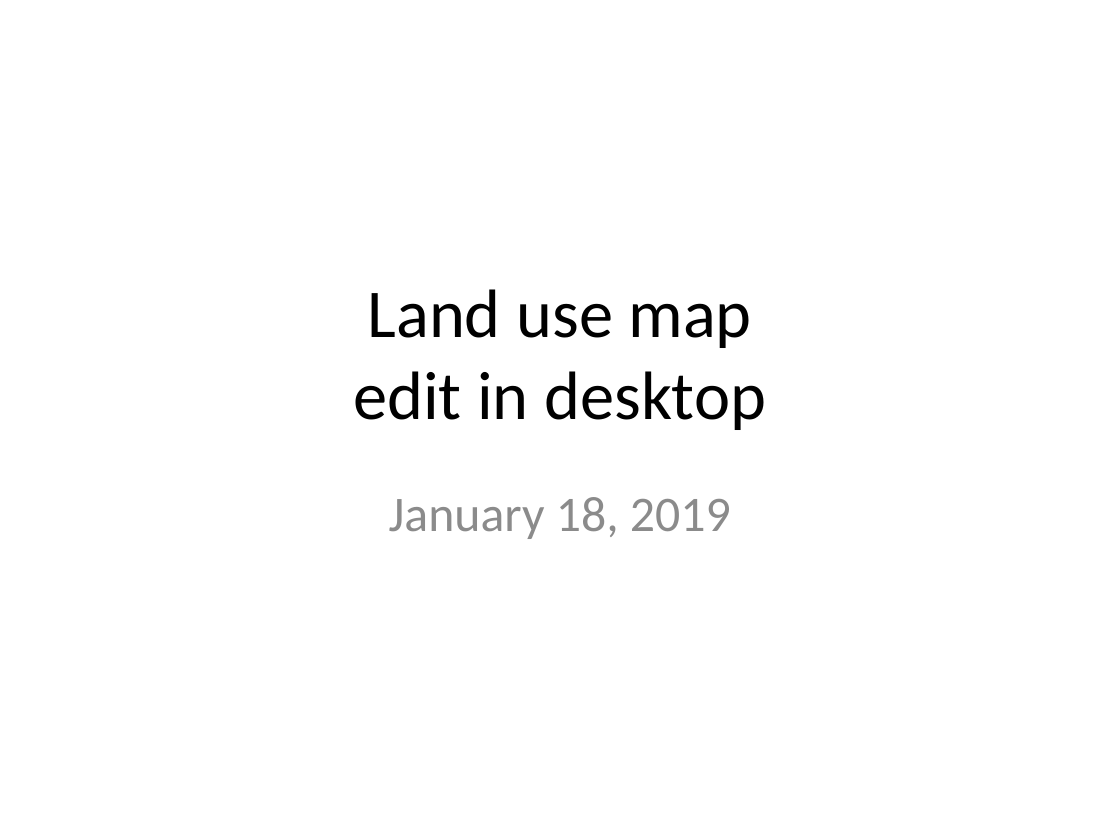
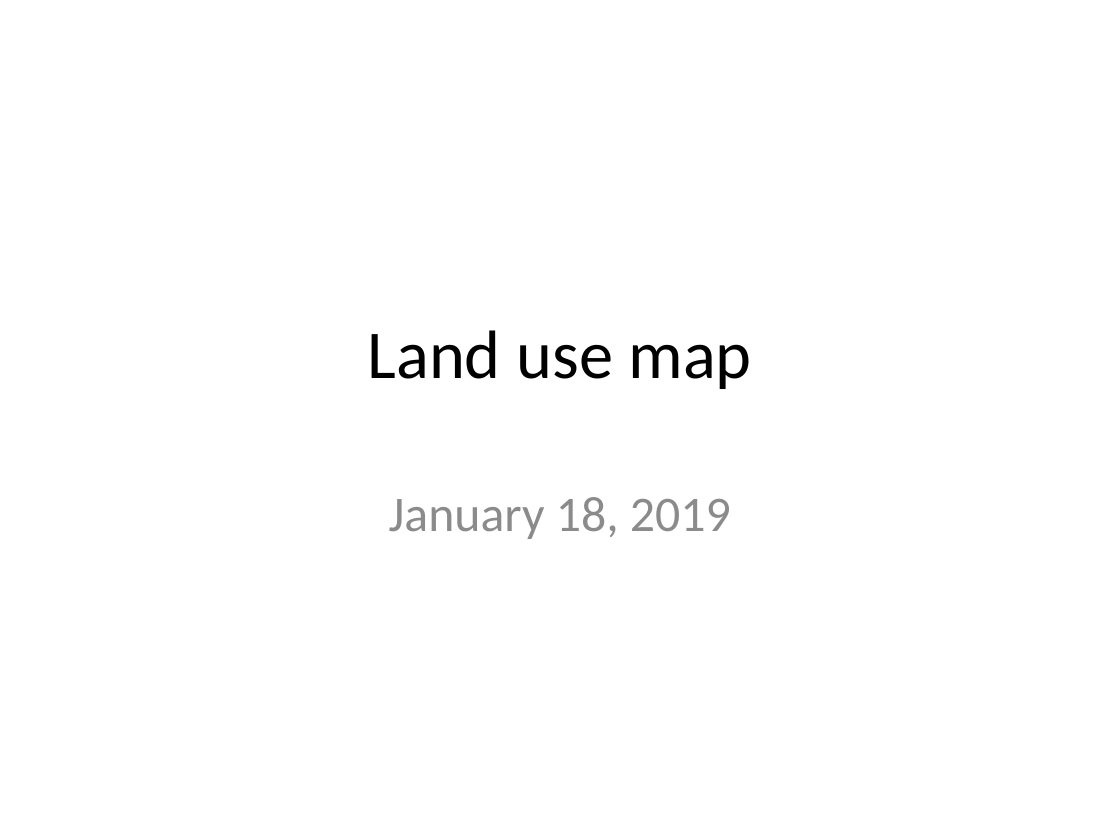
Before and after one commit to minghui-zhang/Meeting, a slide deck: slide 1 of January 19 2019.pptx. Drawn at 1120x840 pixels with LibreOffice and Linux fonts; fonts in the diff are those of the drawing. Boxes give left, top, right and bottom in pixels: in the first picture for what was removed or moved away, otherwise in the second. Text is boxed around its words. In the diff, an @@ line names an element or a change of style, - is before the commit and + after.

```diff
--- a/January 19 2019.pptx
+++ b/January 19 2019.pptx
@@ title at (367,330,751,389): text changed @@
-Land use map
-edit in desktop
+Land use map
```
Also in this commit, not shown: 3 other slides changed, 9 slides added, 1 slide removed.
